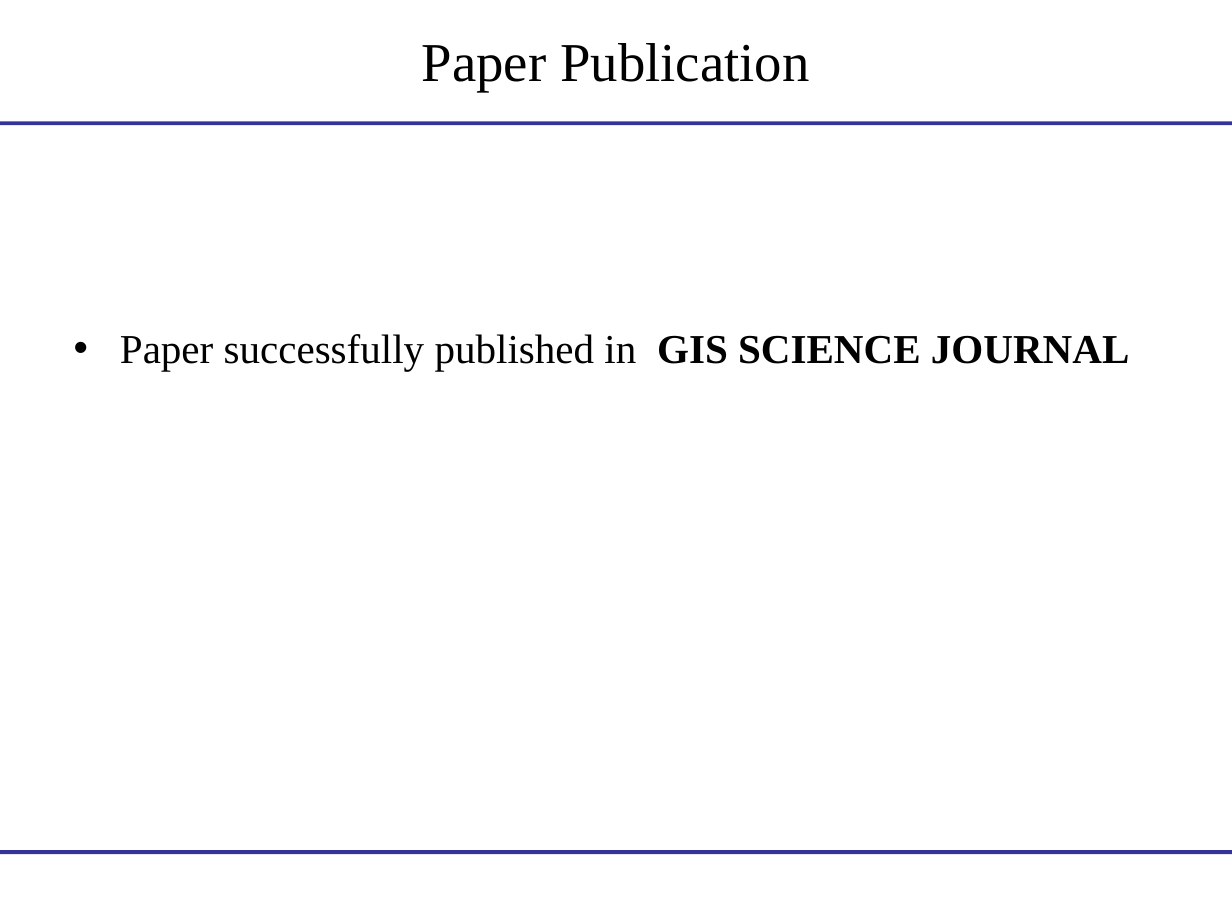
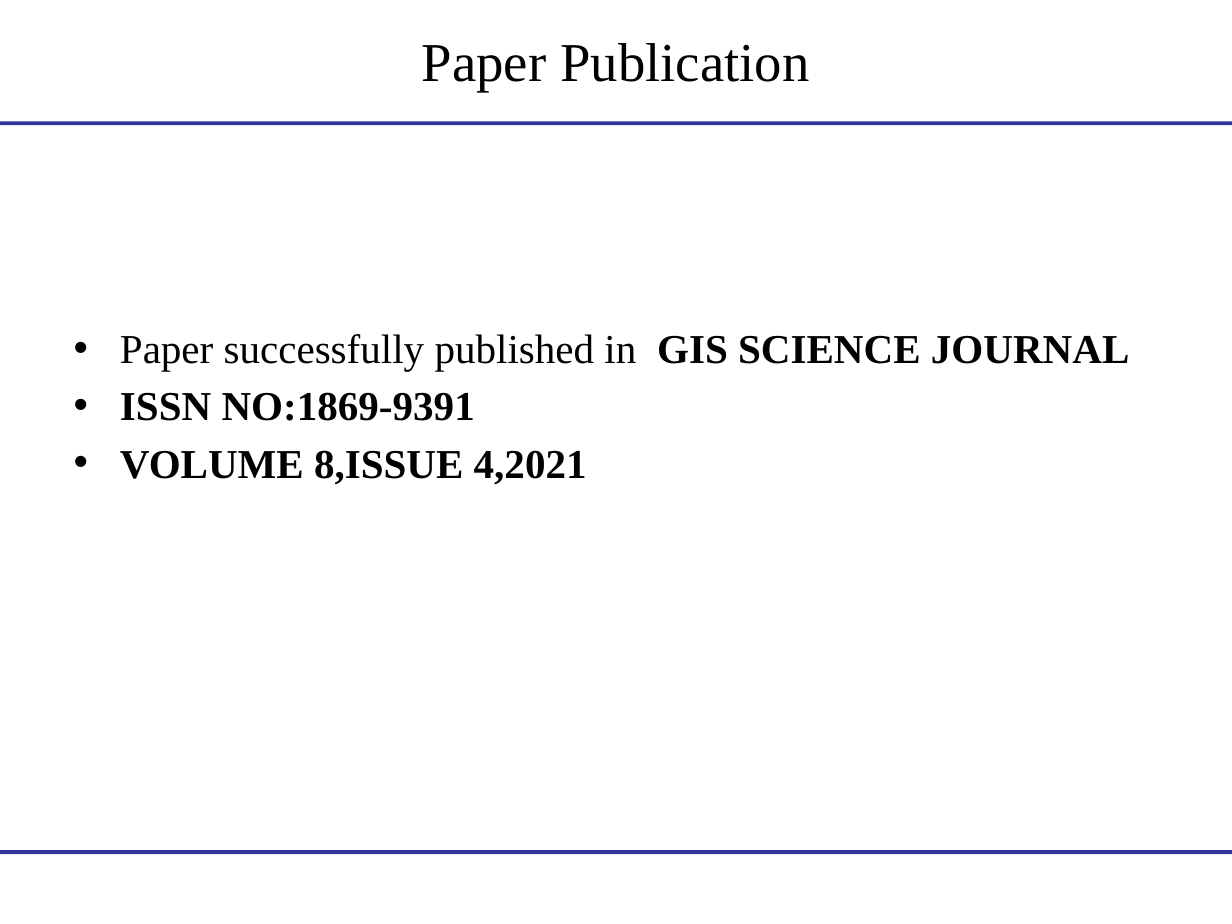
Before and after one commit to saloni-29/BE-Major-Project, a slide deck: slide 17 of Scrutiny Round 2.pptx (slide 16 before the commit). Drawn at 1232x924 pixels with LibreOffice and Linux fonts; fonts in the diff are those of the drawing; background and template pictures are left out. Boxes give left, top, right and bottom in pixels: in the first picture for what was removed or moved away, otherwise in the second. Text is boxed around its words. In the diff, an @@ line names an element or a change of style, - is before the commit and + after.

```diff
--- a/Scrutiny Round 2.pptx
+++ b/Scrutiny Round 2.pptx
@@ text at [120, 392, 587, 485]: paragraphs added @@
+• ISSN NO:1869-9391
+• VOLUME 8,ISSUE 4,2021
```
Also in this commit, not shown: 2 other slides changed, 1 slide added.
